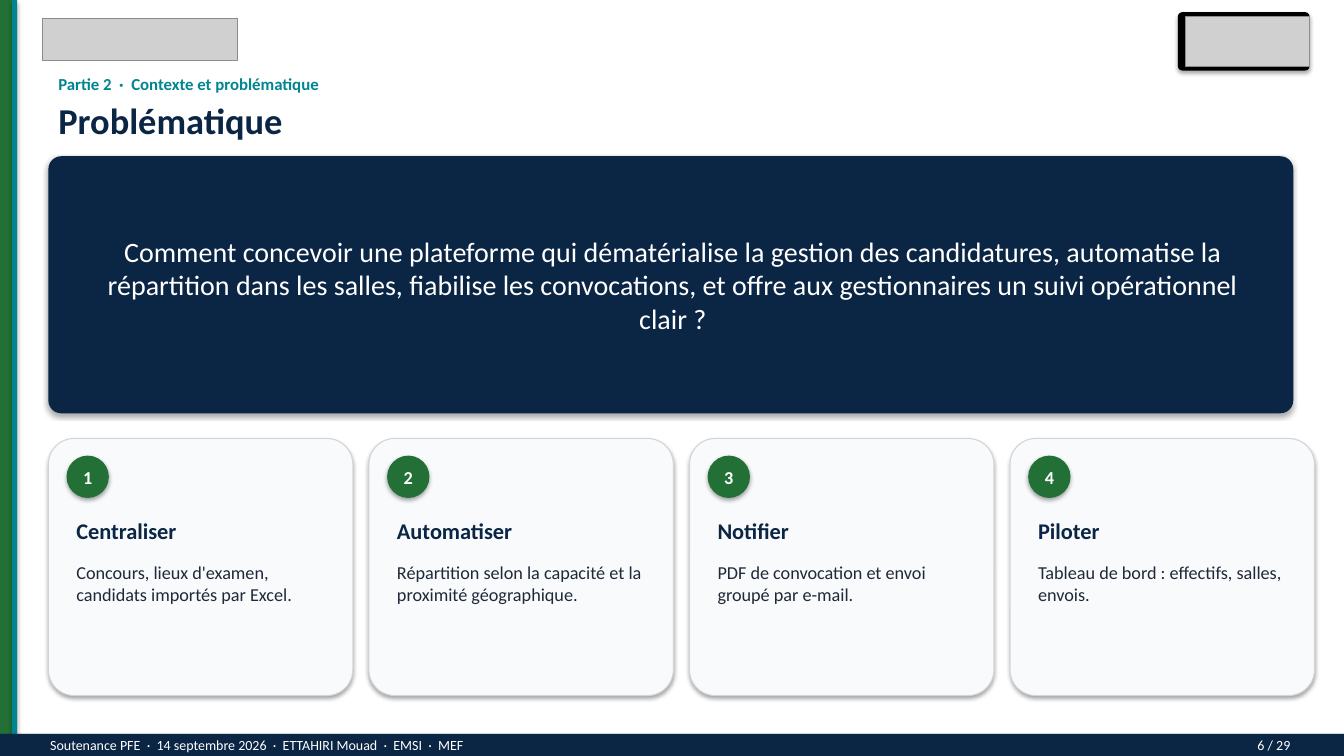
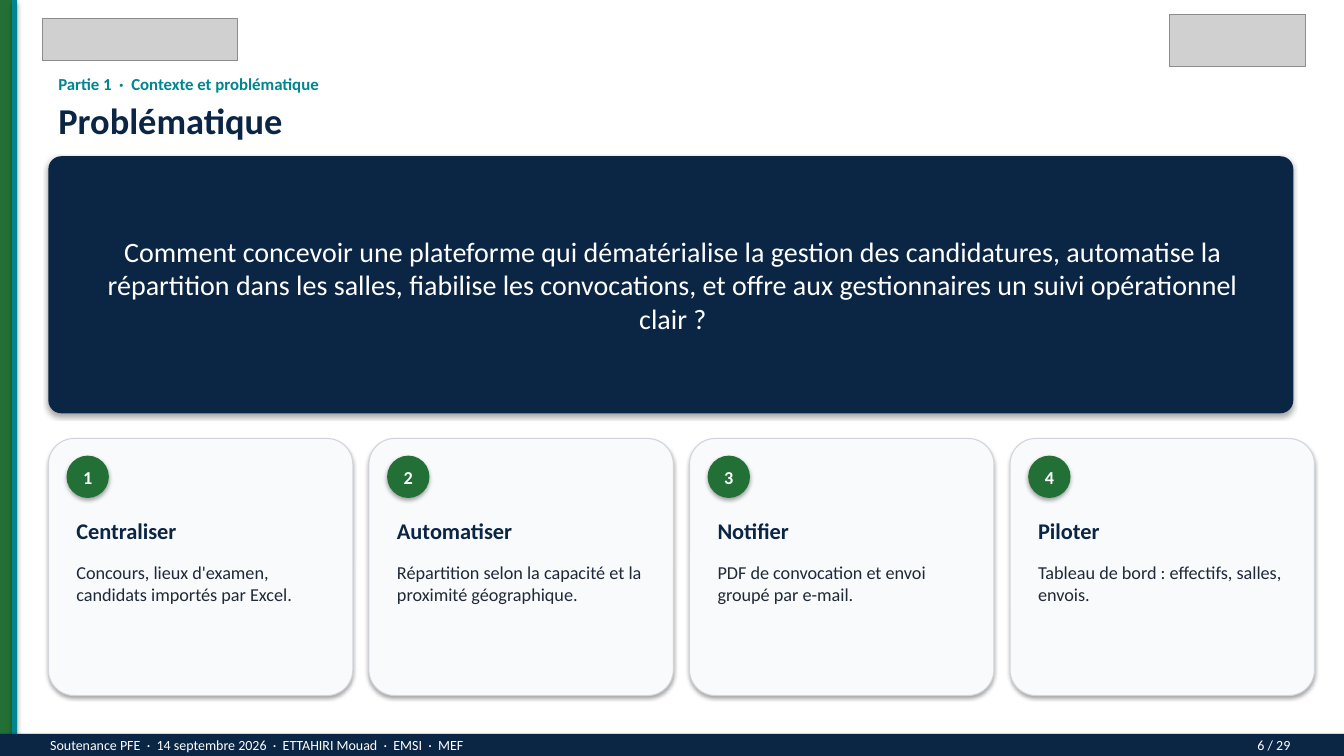
Before and after one commit to mouadofficiel2003/PFE2, a slide deck: slide 6 of soutenance/Soutenance-PFE-ETTAHIRI-Mouad.pptx. Drawn at 1344x756 pixels with LibreOffice and Linux fonts; fonts in the diff are those of the drawing; grey boxes stand for pictures. Boxes give left, top, right and bottom in pixels: in the first picture for what was removed or moved away, otherwise in the second. Text is boxed around its words. In the diff, an @@ line names an element or a change of style, - is before the commit and + after.

```diff
--- a/soutenance/Soutenance-PFE-ETTAHIRI-Mouad.pptx
+++ b/soutenance/Soutenance-PFE-ETTAHIRI-Mouad.pptx
@@ picture: place and size @@
-picture at (1187,16,1311,67)
+picture at (1171,14,1307,67)
@@ rounded rectangle removed at (1179,12,1311,71) @@
@@ text at (58,78,318,93): text changed @@
-Partie 2 · Contexte et problématique
+Partie 1 · Contexte et problématique
```
Also in this commit, not shown: 28 other slides changed, 45 other files.
